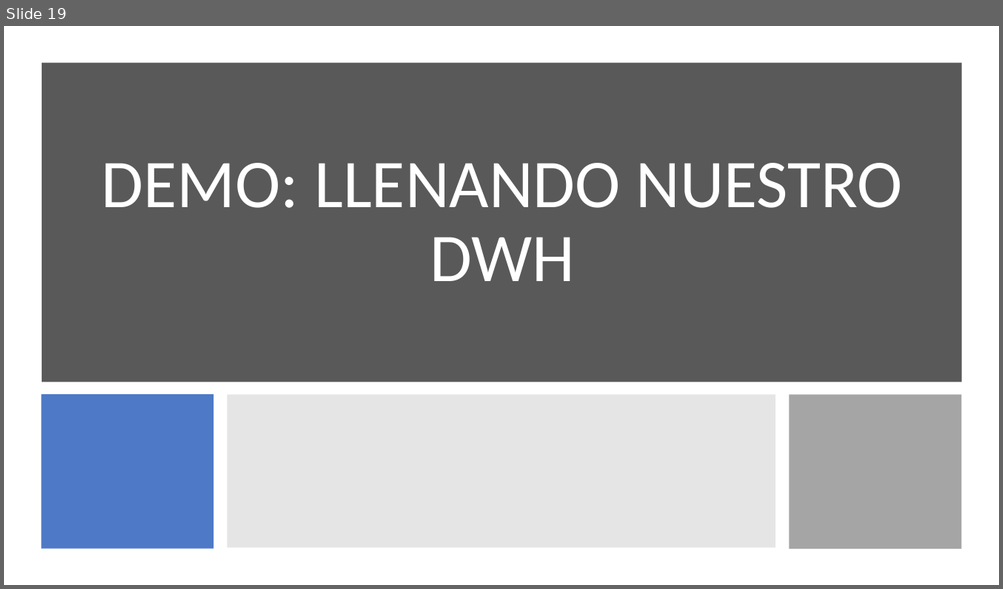
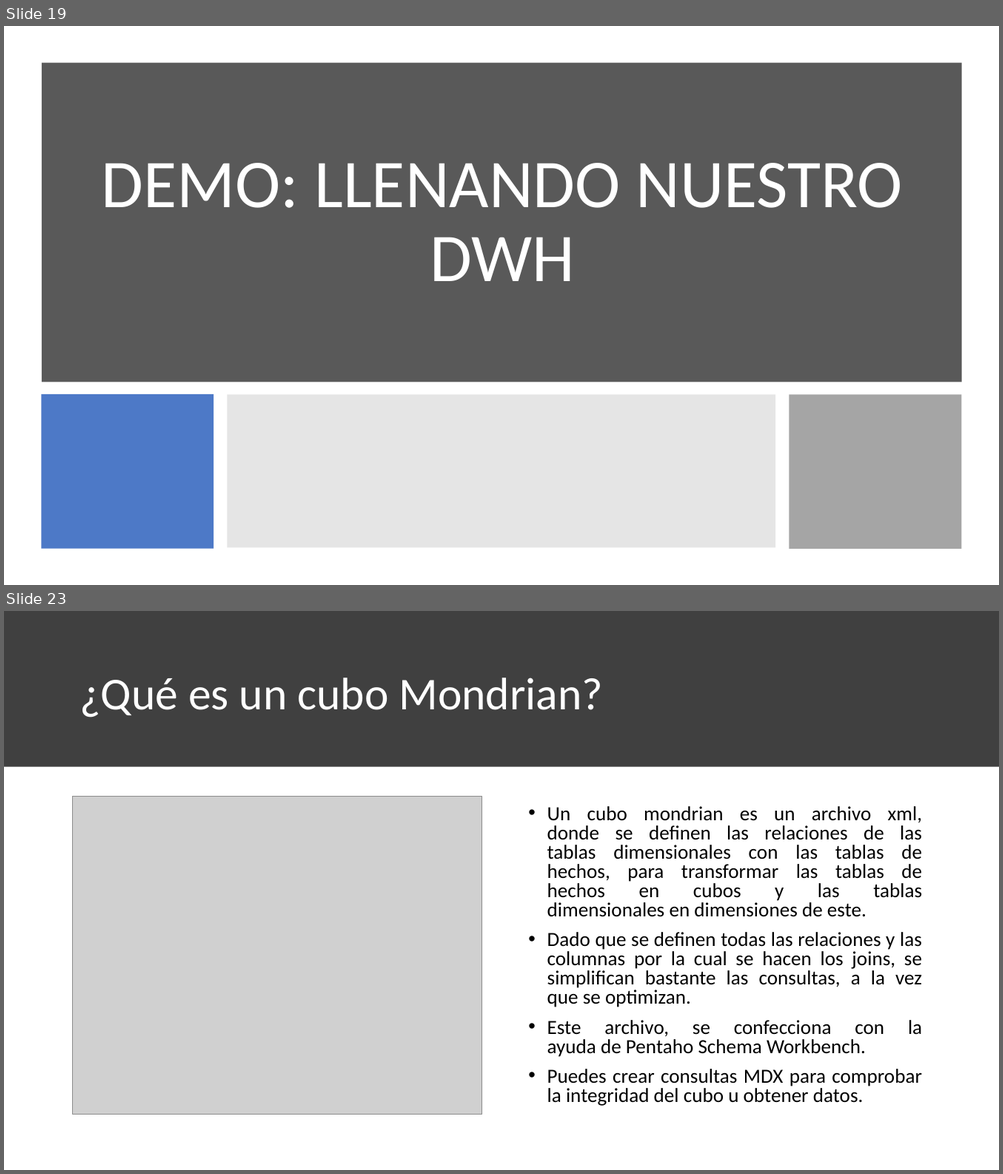
Before and after one commit to jorloicono/AF-BIGDATA-BI, a slide deck: PRESENTACIONES/5. Pentaho.pptx. Shown one above the other, each under a label of ours: slide 19 before the commit, slides 19 and 23 after it; the slides between them are not shown. The pictures are 1003x589 and 1003x1174 pixels, drawn with LibreOffice and Linux fonts; fonts in the diff are those of the drawing; grey boxes stand for pictures. Boxes give left, top, right and bottom in pixels: in the first picture for what was removed or moved away, otherwise in the second. Text is boxed around its words. In the diff, an @@ line names an element or a change of style, - is before the commit and + after.

```diff
--- a/PRESENTACIONES/5. Pentaho.pptx
+++ b/PRESENTACIONES/5. Pentaho.pptx
@@ slide 23 added at box(4, 611, 999, 1170), background #FFFFFF @@
@@ rectangle added at box(4, 611, 999, 767), fill #404040 @@
@@ title added at box(79, 678, 603, 718), 44 pt, text #FFFFFF @@
+¿Qué es un cubo Mondrian?
@@ picture added at box(73, 797, 482, 1116) @@
@@ text added at box(547, 806, 922, 1106), 19.4 pt, text #000000 @@
+• Un cubo mondrian es un archivo xml,
+  donde se definen las relaciones de las
+  tablas dimensionales con las tablas de
+  hechos, para transformar las tablas de
+  hechos en cubos y las tablas
+  dimensionales en dimensiones de este.
+• Dado que se definen todas las relaciones y las columnas por la cual se hacen los joins, se simplifican bastante las consultas, a la vez que se optimizan.
+• Este archivo, se confecciona con la
+  ayuda de Pentaho Schema Workbench.
+• Puedes crear consultas MDX para comprobar la integridad del cubo u obtener datos.
```
Also in this commit, not shown: 1 slide changed, 8 other slides added, 2 slides removed, 19 other files.
